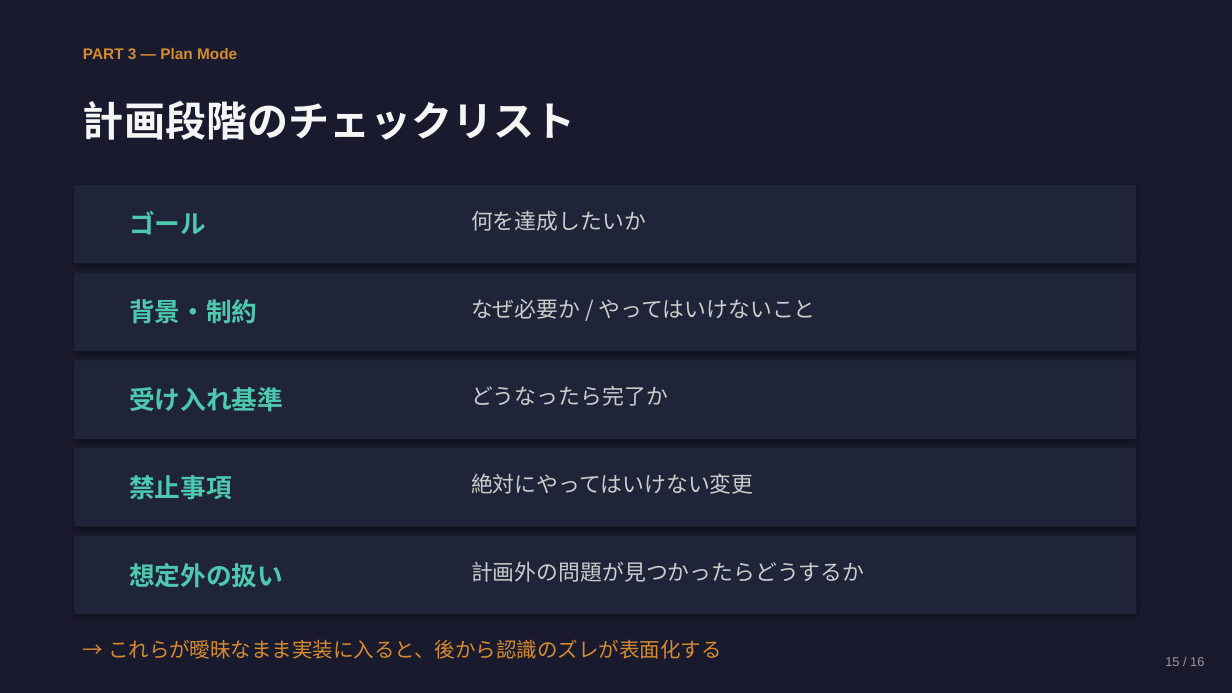
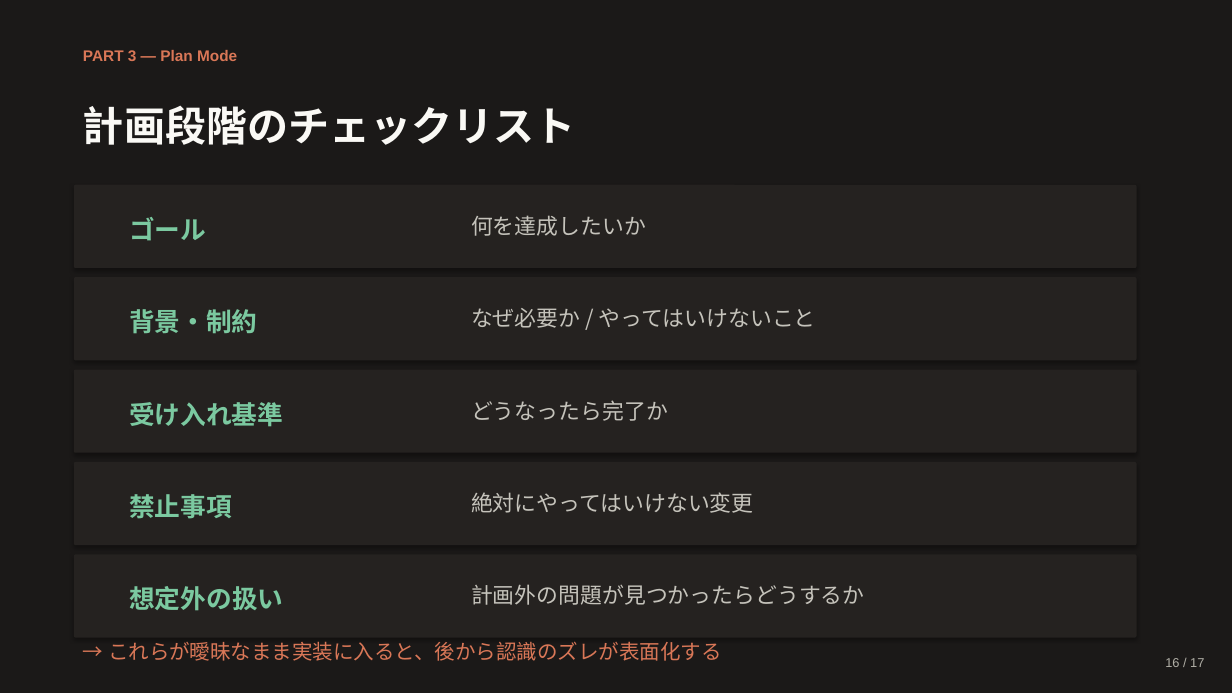
Before and after one commit to Ischca/zenn, a slide deck: slide 16 of slides/session1.pptx (slide 15 before the commit). Drawn at 1232x693 pixels with LibreOffice and Linux fonts; fonts in the diff are those of the drawing. Boxes give left, top, right and bottom in pixels: in the first picture for what was removed or moved away, otherwise in the second. Text is boxed around its words. In the diff, an @@ line names an element or a change of style, - is before the commit and + after.

```diff
--- a/slides/session1.pptx
+++ b/slides/session1.pptx
@@ background #1A1A2E to #1B1918 @@
@@ text "PART 3 — Plan Mode" at [83, 50, 237, 61]: text colour #D48C2E to #D97757; line spacing 16.8pt to 18pt @@
@@ text "計画段階のチェックリスト" at [83, 105, 576, 145]: text colour #F5F5F5 to #FAF9F5; line spacing 44.8pt to 48pt @@
@@ rounded rectangle: place and size @@
-rounded rectangle at [74, 185, 1137, 263]
+rounded rectangle at [74, 185, 1137, 268]
@@ rounded rectangle: place and size @@
-rounded rectangle at [74, 273, 1137, 351]
+rounded rectangle at [74, 277, 1137, 360]
@@ text "背景・制約": place and size @@
-text "背景・制約" at [129, 299, 257, 324]
+text "背景・制約" at [129, 309, 257, 334]
@@ text "なぜ必要か / やってはいけないこと": place and size @@
-text "なぜ必要か / やってはいけないこと" at [471, 299, 816, 319]
+text "なぜ必要か / やってはいけないこと" at [471, 308, 816, 328]
@@ rounded rectangle: place and size @@
-rounded rectangle at [74, 360, 1137, 439]
+rounded rectangle at [74, 370, 1137, 453]
@@ text "受け入れ基準": place and size @@
-text "受け入れ基準" at [129, 387, 283, 412]
+text "受け入れ基準" at [129, 402, 283, 427]
@@ text "どうなったら完了か": place and size @@
-text "どうなったら完了か" at [471, 385, 668, 406]
+text "どうなったら完了か" at [471, 400, 668, 421]
@@ rounded rectangle: place and size @@
-rounded rectangle at [74, 448, 1137, 527]
+rounded rectangle at [74, 462, 1137, 545]
@@ text "禁止事項": place and size @@
-text "禁止事項" at [129, 475, 232, 500]
+text "禁止事項" at [129, 494, 232, 519]
@@ text "絶対にやってはいけない変更": place and size @@
-text "絶対にやってはいけない変更" at [471, 473, 754, 494]
+text "絶対にやってはいけない変更" at [471, 492, 754, 513]
@@ fill #202438 to #252220 in 5 elements at [74, 185, 1137, 268], [74, 277, 1137, 360], [74, 370, 1137, 453], [74, 462, 1137, 545], [74, 555, 1137, 638] @@
@@ rounded rectangle: place and size @@
-rounded rectangle at [74, 536, 1137, 615]
+rounded rectangle at [74, 555, 1137, 638]
@@ text colour #4EC9B0 to #7BC9A0; line spacing 28pt to 30pt in 5 elements at [129, 217, 206, 241], [129, 309, 257, 334], [129, 402, 283, 427], [129, 494, 232, 519], [129, 586, 283, 611] @@
@@ text "想定外の扱い": place and size @@
-text "想定外の扱い" at [129, 563, 283, 588]
+text "想定外の扱い" at [129, 586, 283, 611]
@@ text colour #CCCCCC to #C5C3BB; line spacing 23.8pt to 25.5pt in 5 elements at [471, 215, 646, 236], [471, 308, 816, 328], [471, 400, 668, 421], [471, 492, 754, 513], [471, 584, 865, 605] @@
@@ text "計画外の問題が見つかったらどうするか": place and size @@
-text "計画外の問題が見つかったらどうするか" at [471, 561, 864, 582]
+text "計画外の問題が見つかったらどうするか" at [471, 584, 865, 605]
@@ text "→ これらが曖昧なまま実装に入ると、後から認識のズレが表面化する" at [108, 641, 722, 661]: text colour #D48C2E to #D97757; line spacing 22.4pt to 24pt @@
@@ text at [1165, 658, 1204, 667]: text changed; text colour #999999 to #B0AEA5 @@
-15 / 16
+16 / 17
```
Also in this commit, not shown: 15 other slides changed, 1 slide added, 1 other file.
